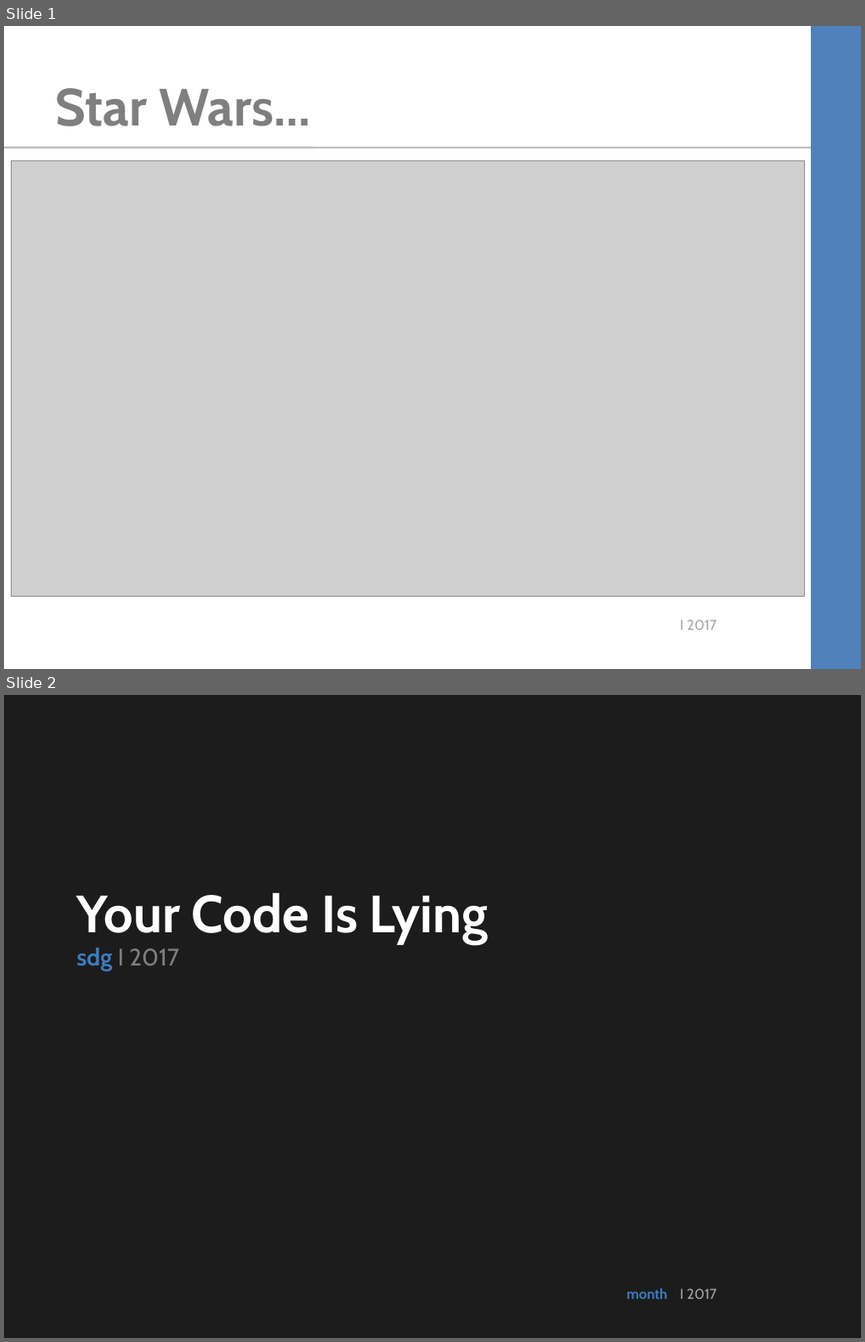
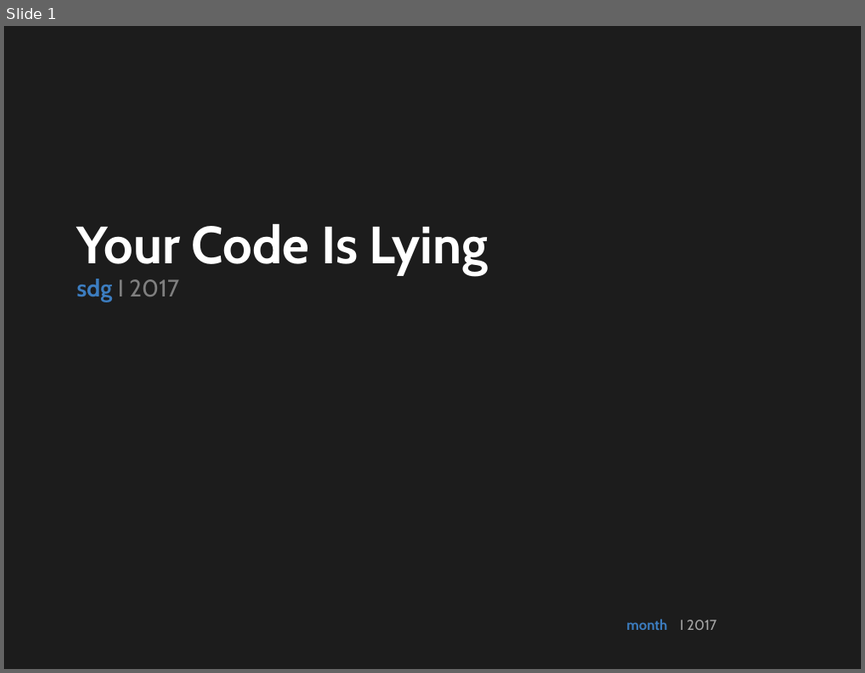
Before and after one commit to kimtuck/YourCodeIsLying, a slide deck: YourCodeIsLying.ppt. Shown one above the other, each under a label of ours: slides 1 and 2 before the commit, slide 1 after it. The pictures are 865x1342 and 865x673 pixels, drawn with LibreOffice and Linux fonts; fonts in the diff are those of the drawing; grey boxes stand for pictures; background and template pictures are left out. Boxes give left, top, right and bottom in pixels: in the first picture for what was removed or moved away, otherwise in the second. Text is boxed around its words. In the diff, an @@ line names an element or a change of style, - is before the commit and + after.

```diff
--- a/YourCodeIsLying.ppt
+++ b/YourCodeIsLying.ppt
@@ slide 1 removed at bbox=[4, 26, 861, 669], background #FFFFFF; not listed: 1 template element that a slide beside it also shows @@
@@ rectangle removed at bbox=[812, 26, 861, 669] @@
@@ title removed at bbox=[55, 88, 310, 126] @@
-Star Wars…
@@ line removed from (4, 148) to (861, 148) @@
@@ picture removed at bbox=[11, 160, 804, 596] @@
@@ what was slide 2 is now slide 1 @@
```
Also in this commit, not shown: 2 slides changed, 5 slides added, 3 other slides removed, 3 other files.
